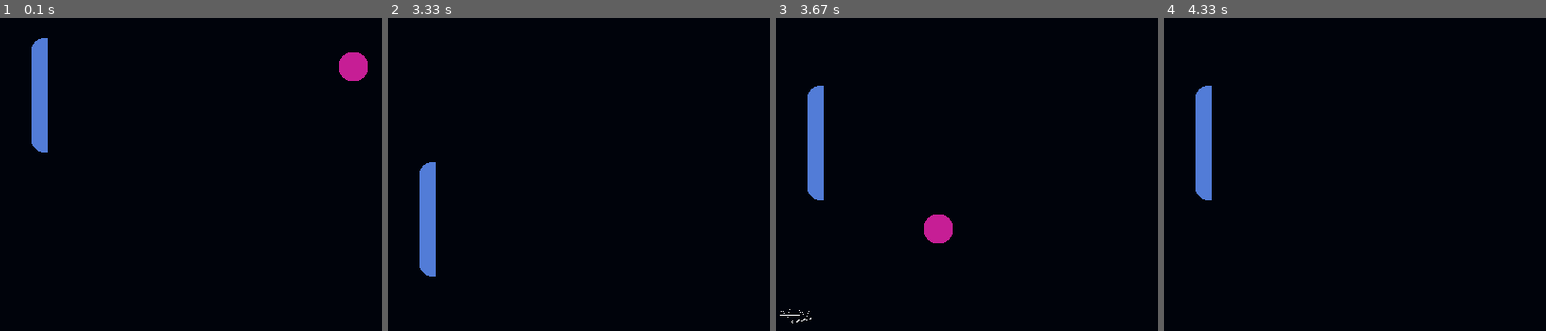
Above: before the commit, frames 1-4 (left to right).
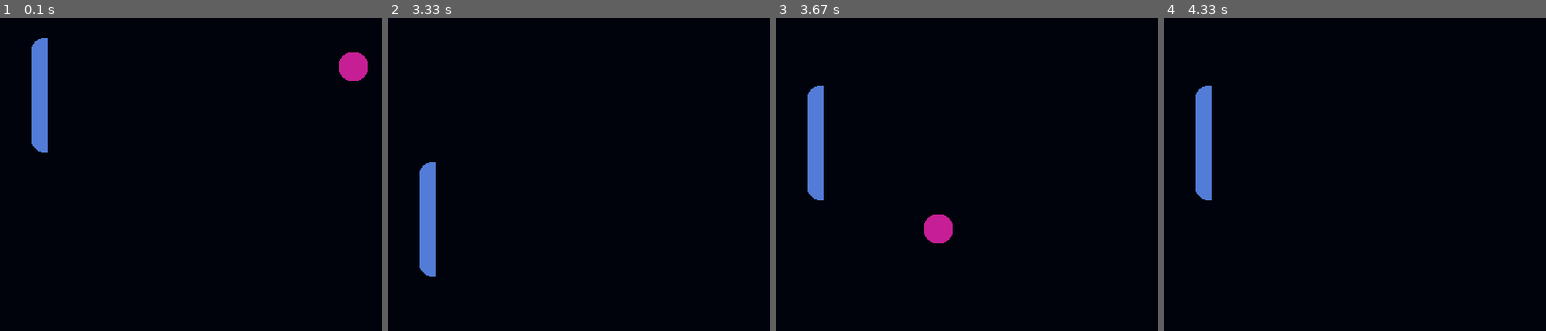
Above: after the commit, the same moments.

Repository: yada2x/pygame-pong
Game: pygame game, started from game.py
The game is run twice, just before and just after one commit, with the same random seed, the same clock (stepped at 60 frames per second) and the same inputs.
Inputs:
- Up to frame 1 (0.1 s): no input
- Up to frame 2 (3.33 s): hold Up 0.33-0.8 s; hold Down 0.83-1.13 s; hold S 0.83-1.13 s; hold Up 1.17-1.53 s; hold W 1.17-1.53 s; hold Down 2.3-2.6 s; hold S 2.3-2.6 s; hold Up 2.63-3 s; hold W 2.63-3 s; hold Down from 3.03 s (still down); hold S from 3.03 s (still down)
- Up to frame 3 (3.67 s): release Down at 3.4 s; release S at 3.4 s; hold Up from 3.43 s (still down); hold W from 3.43 s (still down)
- Up to frame 4 (4.33 s): release Up at 3.73 s; release W at 3.73 s; hold Down 3.77-4.07 s; hold S 3.77-4.07 s; hold Up from 4.1 s (still down); hold W from 4.1 s (still down)
The pictures show only the part of the screen within x 0-50%, y 41-91%; the shares and areas given below are measured in that part.

Frames 1-2 are identical in both runs. In frame 3, less than 0.1% of the frame differs, in the area x 1-10%, y 92-98%; in frame 4, nothing differs.

Commit message:
remove sparks exchange for particles

Diff:
--- a/game.py
+++ b/game.py
@@ -5,7 +5,6 @@
 
 from scripts.utils import load_image, display_text
 from scripts.entities import PhysicsEntity, Ball
-from scripts.sparks import Spark
 
 class Game:
     def __init__(self):
@@ -45,9 +44,6 @@
         # UI
         self.player_score = 0
         self.computer_score = 0
-
-        # Sparks / Particle Effects
-        self.sparks: list[Spark] = []
 
     def restart(self):
         self.sfx['start'].play()
@@ -94,8 +90,6 @@
 
             if collision == 1:
                 self.sfx['paddle'].play()
-                for _ in range(10):
-                    self.sparks.append(Spark(self.ball.pos, random.random() - 0.5 + math.pi, 2 + random.random(), self.ball.x_dir))
             elif collision == 2:
                 self.sfx['wall'].play()
             elif collision == 3:
@@ -108,13 +102,6 @@
                 self.sfx['score'].play()
                 self.ball.render(self.screen)
                 restart = True
-
-            # Sparks / Particles Code
-            for spark in self.sparks.copy():
-                kill = spark.update()
-                spark.render(self.screen)
-                if kill:
-                    self.sparks.remove(spark)
 
             # End-State Code
             if self.time_left <= 0:
--- a/scripts/sparks.py
+++ /dev/null
@@ -1,25 +0,0 @@
-import math
-import pygame
-
-class Spark:
-    def __init__(self, pos, angle, speed, x_dir):
-        self.pos = list(pos)
-        self.angle = angle
-        self.speed = speed
-        self.x_dir = x_dir
-
-    def update(self):
-        self.pos[0] += math.cos(self.angle) * self.speed
-        self.pos[1] += math.sin(self.angle) * self.speed
-
-        self.speed = max(0, self.speed - 0.1)
-        return not self.speed
-
-    def render(self, surface: pygame.Surface):
-        render_points = [
-            (self.pos[0] + math.cos(self.angle) * 10, self.pos[1] + math.sin(self.angle)),
-            (self.pos[0] + math.cos(self.angle + math.pi) * 10, self.pos[1] + math.sin(self.angle + math.pi) * 10),
-            (self.pos[0] + math.cos(self.angle + math.pi) * 10, self.pos[1] + math.sin(self.angle + math.pi) * 10),
-            (self.pos[0] + math.cos(self.angle - math.pi) * 10, self.pos[1] + math.sin(self.angle - math.pi) * 10),
-        ]
-        pygame.draw.polygon(surface, (255, 255, 255), render_points)
